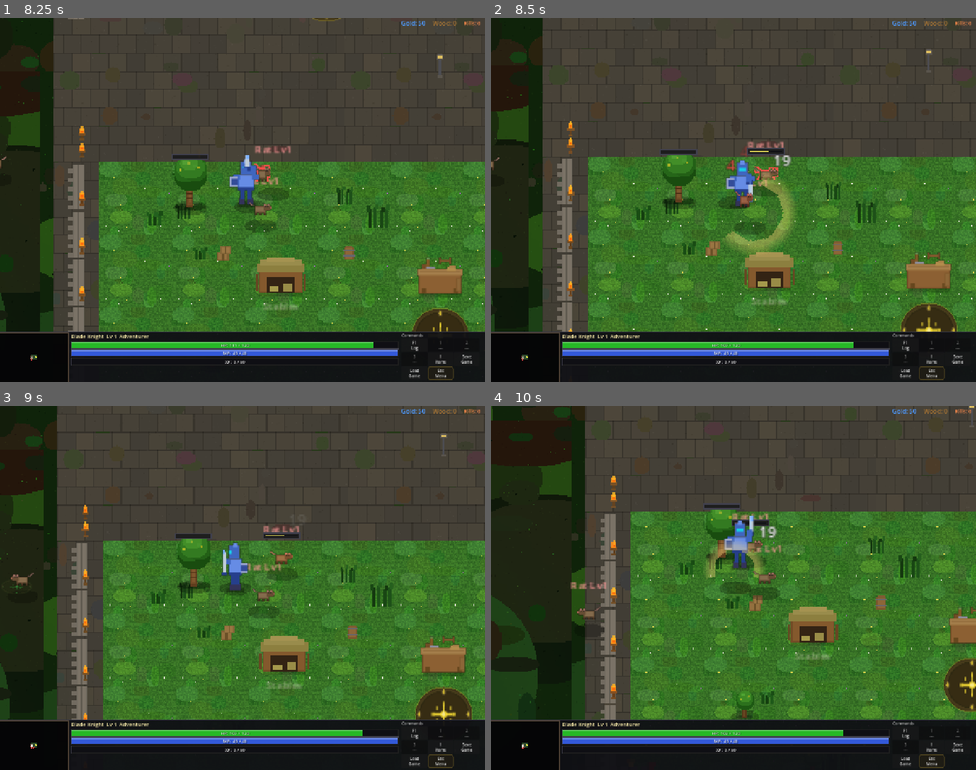
Above: before the commit, frames 1-4 (two rows, left to right).
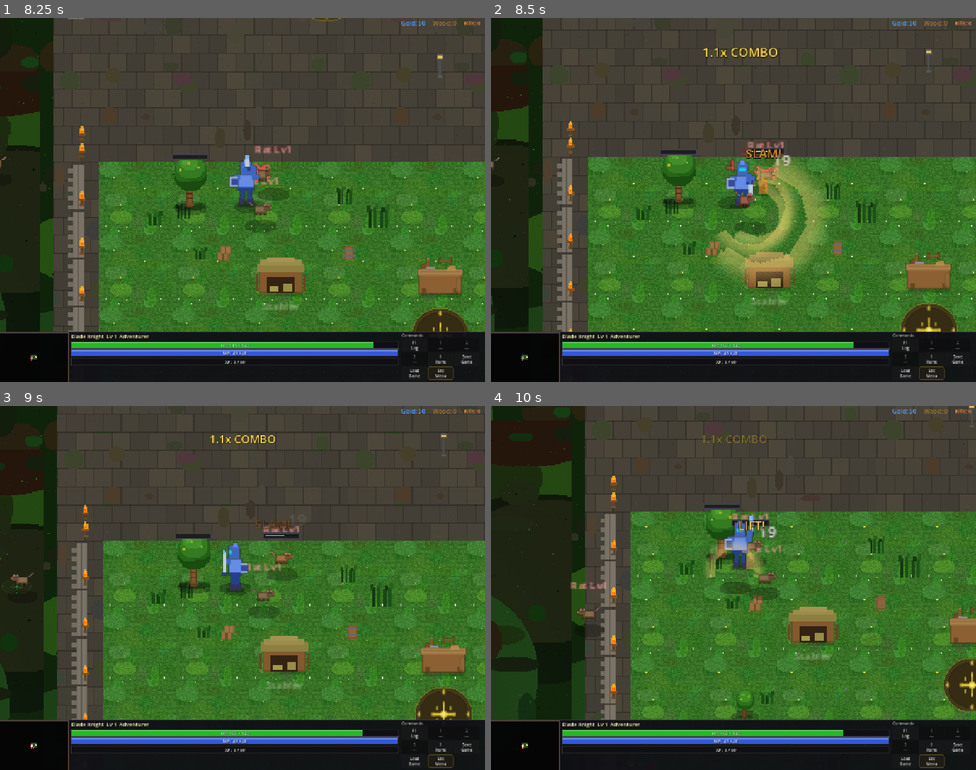
Above: after the commit, the same moments.

Repository: slxny/legends-open-rpg
Game: Godot game, scene res://scenes/main.tscn
The game is run twice, just before and just after one commit, with the same random seed, the same clock (stepped at 60 frames per second) and the same inputs.
Inputs (mouse positions are in pixels of both pictures, inside the frame that each line leads up to):
- Up to frame 1 (8.25 s): tap Enter at 0.5 s; move the mouse to (349, 181) at 0.52 s; hold D (move_right) 0.53-1.25 s; hold Space (attack) 0.53-1.25 s; click (349, 181) at 0.67 s; drag from (145, 218) to (218, 272) at 1.27 s; move the mouse to (33, 356) at 2.02 s; hold D (move_right) 2.03-2.75 s; hold Space (attack) 2.03-2.75 s; tap E (ability_2) at 2.1 s; click (33, 356) at 2.17 s; drag from (218, 272) to (451, 94) at 2.77 s; move the mouse to (388, 254) at 3.52 s; hold A (move_left) 3.53-4.25 s; hold Space (attack) 3.53-4.25 s; tap Shift (dodge) at 3.6 s; drag from (97, 145) to (431, 360) at 4.27 s; move the mouse to (266, 200) at 5.02 s; hold S (move_down) 5.03-5.75 s; hold Space (attack) 5.03-5.75 s; tap 1 at 5.1 s; click (266, 200) at 5.17 s; drag from (4, 254) to (242, 221) at 5.77 s; drag from (48, 178) to (291, 119) at 6.52 s; drag from (140, 367) to (363, 338) at 7.27 s; move the mouse to (281, 200) at 8.02 s; hold S (move_down) from 8.03 s (still down); hold Q (ability_1) from 8.03 s (still down); click (281, 200) at 8.17 s
- Up to frame 2 (8.5 s): keep holding S (move_down); keep holding Q (ability_1); tap Space (attack) at 8.3 s
- Up to frame 3 (9 s): release S (move_down) at 8.75 s; release Q (ability_1) at 8.75 s; drag from (9, 584) to (242, 588) at 8.77 s
- Up to frame 4 (10 s): move the mouse to (879, 642) at 9.52 s; hold W (move_up) from 9.53 s (still down); hold Space (attack) from 9.53 s (still down); click (879, 642) at 9.67 s

Frame 1 is identical in both runs. In frame 2, 3.7% of the frame differs, in the area x 43-70%, y 8-73%; in frame 3, 0.2%; in frame 4, 0.3%.

Commit message:
v0.85.0: Combat juice — pop-up labels, combo counter, momentum aura, bigger slashes
Visual feedback layer on top of the existing combat systems.

- scripts/components/combat_juice_layer.gd (CanvasLayer child of player):
    Subscribes to CombatManager.hit_resolved and MomentumComponent.
    combo_multiplier_changed.
    Floating pop-up labels on each meaningful hit:
      KILL! / DEVASTATING! / CRIT! / FINISHER! / SLAM! / LIFT! / SPIN! /
      CHARGED! / WHIRLWIND! / POWER! — colour-coded by hit type, sized
      48 for big hits, 32 for normal. Floats up 90/60 px over 0.85s.
    Combo counter top-center of screen — '1.3x COMBO' format, pulses
      on each hit, font scales with multiplier, fades when combo decays.
    Radial impact ring at point of contact on every confirmed hit,
      color-matched, scaled bigger for crits / lethal.

- player.gd:
    Momentum aura sprite (warm golden ring_flash texture, z=-2).
    Fades in when momentum >= 60, intensity scales with how close to
    capacity, loop pulse (2.4 <-> 3.1 scale) while above threshold,
    fades out cleanly when momentum drops.
    Bigger slash arcs:
      A/B base swings: 35 -> 45, 1.0 -> 1.35
      C finisher: 1.4 -> 2.2 + two side arcs at +/- 0.22 rad
      E spin: 3 arcs -> 6 arcs covering 360 degrees, 1.6 -> 2.2 main

No new pools, no save changes, no autoload. SpriteGenerator's existing
ring_flash + crystal_white textures cover all new visuals.

Headless: smoke all PASS, parse clean.

Co-Authored-By: Claude Opus 4.7 (1M context) <noreply@anthropic.com>

Diff:
--- a/scenes/player/player.gd
+++ b/scenes/player/player.gd
@@ -10,6 +10,7 @@
 const DodgeControllerCls = preload("res://scenes/player/dodge_controller.gd")
 const DodgeDataCls = preload("res://scripts/data/dodge_data.gd")
 const MomentumComponentCls = preload("res://scripts/components/momentum_component.gd")
+const CombatJuiceLayerCls = preload("res://scripts/components/combat_juice_layer.gd")
 
 signal attacked(target: Node2D)
 
@@ -179,6 +180,11 @@
 var _dodge: Node = null
 # Phase 2.4 — momentum (build-and-spend resource).
 var _momentum: Node = null
+# Phase 2.x — combat juice layer (floating pop-ups + combo counter).
+var _juice: Node = null
+# Phase 2.x — high-momentum player aura sprite.
+var _momentum_aura: Sprite2D = null
+var _momentum_aura_tween: Tween = null
 var _shake_time_left: float = 0.0
 const SHAKE_DURATION: float = 0.11
 
@@ -268,6 +274,28 @@
 	# telegraphs ship in Phase 3; this reward is timing-safe today
 	# because the local freeze is short (220 ms).
 	_dodge.perfect_dodge_executed.connect(_on_perfect_dodge_executed)
+
+	# Combat juice layer — floating FINISHER / CRIT / KILL labels +
+	# combo counter + radial impact rings.
+	_juice = CombatJuiceLayerCls.new()
+	_juice.name = "CombatJuiceLayer"
+	add_child(_juice)
+
+	# Momentum aura — fades in when momentum > 60. Below player z so the
+	# sprite stays readable.
+	var aura_tex = SpriteGenerator.get_texture("ring_flash")
+	if aura_tex == null:
+		aura_tex = SpriteGenerator.get_texture("crystal_white")
+	if aura_tex != null:
+		_momentum_aura = Sprite2D.new()
+		_momentum_aura.texture = aura_tex
+		_momentum_aura.texture_filter = CanvasItem.TEXTURE_FILTER_NEAREST
+		_momentum_aura.modulate = Color(1.0, 0.7, 0.2, 0.0)
+		_momentum_aura.scale = Vector2(2.6, 2.6)
+		_momentum_aura.z_index = -2
+		add_child(_momentum_aura)
+	if _momentum != null and _momentum.has_signal("momentum_changed"):
+		_momentum.momentum_changed.connect(_on_momentum_changed_for_aura)
 
 	var tex = SpriteGenerator.get_texture(hero_class)
 	if tex:
@@ -3048,7 +3076,8 @@
 	_run_clocked_attack(timing, target, dir, ability_mult, func(t: Node2D, d: Vector2, crit: bool) -> void:
 		if is_instance_valid(t):
 			t.apply_knockback(d, 40.0)
-		_spawn_slash_vfx(d.rotated(captured_side * 0.3), 35.0, 1.0)
+		# Slightly bigger arc per base swing — A/B feel more weighty.
+		_spawn_slash_vfx(d.rotated(captured_side * 0.3), 45.0, 1.35)
 		if is_instance_valid(t):
 			_spawn_impact_vfx(t.global_position, crit)
 		if crit:
@@ -3061,12 +3090,16 @@
 
 # Swing C — the A→B→C finisher. Audit: knockback 55, VFX scale 1.4, shake 2.0/5.0.
 # Phase 2.2: when this fires as branch_slam, also applies a radial AoE.
+# Visual polish: finisher slash is bigger + fanned for dramatic impact.
 func _start_overhead_chop_clock(timing: Resource, target: Node2D, dir: Vector2, ability_mult: float = 1.0) -> void:
 	var rhythm_capture: int = int(timing.rhythm_class)
 	_run_clocked_attack(timing, target, dir, ability_mult, func(t: Node2D, d: Vector2, crit: bool) -> void:
 		if is_instance_valid(t):
 			t.apply_knockback(d, 55.0)
-		_spawn_slash_vfx(d, 40.0, 1.4)
+		# Beefier slash fan — main arc + two angled side arcs.
+		_spawn_slash_vfx(d, 55.0, 2.2)
+		_spawn_slash_vfx(d.rotated(0.22), 40.0, 1.4)
+		_spawn_slash_vfx(d.rotated(-0.22), 40.0, 1.4)
 		if is_instance_valid(t):
 			_spawn_impact_vfx(t.global_position, crit)
 		if crit:
@@ -3113,9 +3146,13 @@
 	_run_clocked_attack(timing, target, dir, ability_mult, func(t: Node2D, d: Vector2, crit: bool) -> void:
 		if is_instance_valid(t):
 			t.apply_knockback(d, 60.0)
-		_spawn_slash_vfx(d, 40.0, 1.6)
-		_spawn_slash_vfx(d.rotated(PI * 0.5), 35.0, 1.2)
-		_spawn_slash_vfx(d.rotated(-PI * 0.5), 35.0, 1.2)
+		# Six-arc spin fan — way more visible.
+		_spawn_slash_vfx(d, 55.0, 2.2)
+		_spawn_slash_vfx(d.rotated(PI * 0.33), 45.0, 1.7)
+		_spawn_slash_vfx(d.rotated(-PI * 0.33), 45.0, 1.7)
+		_spawn_slash_vfx(d.rotated(PI * 0.66), 40.0, 1.4)
+		_spawn_slash_vfx(d.rotated(-PI * 0.66), 40.0, 1.4)
+		_spawn_slash_vfx(d.rotated(PI), 50.0, 1.6)
 		if is_instance_valid(t):
 			_spawn_impact_vfx(t.global_position, crit)
 		if crit:
@@ -3983,3 +4020,32 @@
 		if enemy.global_position.distance_squared_to(global_position) > _PERFECT_DODGE_RADIUS_SQ:
 			continue
 		HitStopController.freeze_target(enemy, _PERFECT_DODGE_FREEZE_MS, 1)  # VICTIM
+
+
+# Momentum-aura update. Fades in over 60 momentum; max intensity at
+# capacity. Also a slow pulse loop while above threshold.
+const _AURA_THRESHOLD: float = 60.0
+func _on_momentum_changed_for_aura(value: float, capacity: int) -> void:
+	if _momentum_aura == null or not is_instance_valid(_momentum_aura):
+		return
+	if _is_dead:
+		return
+	# Below threshold: fade out and stop the pulse.
+	if value < _AURA_THRESHOLD:
+		if _momentum_aura_tween != null and _momentum_aura_tween.is_valid():
+			_momentum_aura_tween.kill()
+		var t := _momentum_aura.create_tween()
+		t.tween_property(_momentum_aura, "modulate:a", 0.0, 0.3)
+		return
+	# Above threshold: scale alpha by how close to capacity we are.
+	var range_above: float = max(1.0, float(capacity) - _AURA_THRESHOLD)
+	var intensity: float = clamp((value - _AURA_THRESHOLD) / range_above, 0.0, 1.0)
+	var alpha: float = 0.18 + intensity * 0.55
+	# Restart the pulse loop only if not already running.
+	if _momentum_aura_tween == null or not _momentum_aura_tween.is_valid():
+		_momentum_aura_tween = _momentum_aura.create_tween().set_loops()
+		_momentum_aura_tween.tween_property(_momentum_aura, "scale", Vector2(3.1, 3.1), 0.5).set_trans(Tween.TRANS_SINE)
+		_momentum_aura_tween.tween_property(_momentum_aura, "scale", Vector2(2.4, 2.4), 0.5).set_trans(Tween.TRANS_SINE)
+	# Snappy alpha update so the visual responds to each hit.
+	var ta := _momentum_aura.create_tween()
+	ta.tween_property(_momentum_aura, "modulate:a", alpha, 0.18)
--- a/scenes/ui/changelog_dialog.gd
+++ b/scenes/ui/changelog_dialog.gd
@@ -9,9 +9,22 @@
 var _is_visible: bool = false
 var _is_mobile: bool = false
 
-const GAME_VERSION := "v0.84.7"
+const GAME_VERSION := "v0.85.0"
 
 const CHANGELOG: Array[Dictionary] = [
+	{
+		"version": "v0.85.0",
+		"title": "Combat juice — pop-up labels, combo counter, momentum aura, bigger slashes",
+		"date": "2026-06-15",
+		"entries": [
+			"FLOATING POP-UPS on every meaningful hit. KILL! / DEVASTATING! / CRIT! / FINISHER! / SLAM! / LIFT! / SPIN! / CHARGED! / WHIRLWIND! / POWER! Each colour-coded and sized for impact. Floats up over 0.85 s.",
+			"COMBO COUNTER top-center of screen. Shows '1.3x COMBO' (etc.) — pulses on each hit, font scales with multiplier, fades after the combo decays.",
+			"MOMENTUM AURA: when momentum ≥ 60, the player gains a warm golden glow that pulses slowly and intensifies with each landed hit. Fades out cleanly when momentum drops.",
+			"IMPACT RING on every confirmed hit — a quick radial flash at the point of impact, colored by hit type. Bigger and longer for crits / lethal hits.",
+			"BIGGER SLASH ARCS: basic swings A/B are 35% larger. Finisher C is now a 3-arc fan (main + two side blades). Spin E is now a SIX-arc explosion covering 360°. Slam still gets its bonus impact ring on top.",
+			"Internal: new scripts/components/combat_juice_layer.gd (CanvasLayer child of player, subscribes to CombatManager.hit_resolved + MomentumComponent.combo_multiplier_changed). Player has a new _momentum_aura sprite tied to momentum_changed. No new pools, no save changes.",
+		]
+	},
 	{
 		"version": "v0.84.7",
 		"title": "🐀💥💥 RATS EXPLODE × 10, gore now sticks to the player",
--- /dev/null
+++ b/scripts/components/combat_juice_layer.gd
@@ -0,0 +1,237 @@
+extends CanvasLayer
+class_name CombatJuiceLayer
+
+## Visual juice that doesn't fit on the existing HUD: floating pop-up
+## text on big hits, a combo counter that pulses with each strike, and
+## the radial impact flash spawned at confirmed hits.
+##
+## Attached as a child of player.gd. Subscribes to:
+##   - CombatManager.hit_resolved  (FINISHER / CRIT / EXPOSED CONSUMED pop-ups + ring)
+##   - the player's MomentumComponent (combo display)
+##   - any enemy's PoiseComponent.poise_broken proxied via hit reaction
+##     (currently routed via HitReactionComponent stagger_requested as a proxy)
+
+const COMBO_FONT_SIZE_BASE: int = 28
+const POPUP_LIFETIME_SEC: float = 0.85
+
+var _combo_label: Label = null
+var _combo_settings: LabelSettings = null
+var _combo_visible_combo: float = 1.0
+var _last_combo_pulse_msec: int = 0
+
+var _player: Node2D = null  # parent player
+
+
+func _ready() -> void:
+	process_mode = Node.PROCESS_MODE_PAUSABLE
+	layer = 80  # above the regular HUD bar
+
+	_combo_settings = LabelSettings.new()
+	_combo_settings.font_size = COMBO_FONT_SIZE_BASE
+	_combo_settings.font_color = Color(1.0, 0.85, 0.3)
+	_combo_settings.outline_size = 4
+	_combo_settings.outline_color = Color(0.05, 0.04, 0.02)
+	_combo_settings.shadow_color = Color(0.0, 0.0, 0.0, 0.5)
+	_combo_settings.shadow_size = 3
+
+	_combo_label = Label.new()
+	_combo_label.label_settings = _combo_settings
+	_combo_label.horizontal_alignment = HORIZONTAL_ALIGNMENT_CENTER
+	_combo_label.anchor_left = 0.5
+	_combo_label.anchor_right = 0.5
+	_combo_label.anchor_top = 0.08
+	_combo_label.anchor_bottom = 0.08
+	_combo_label.offset_left = -120
+	_combo_label.offset_right = 120
+	_combo_label.offset_top = -10
+	_combo_label.offset_bottom = 50
+	_combo_label.modulate.a = 0.0
+	add_child(_combo_label)
+
+	# Player parent (juice layer lives under player).
+	_player = get_parent() as Node2D
+
+	# Subscribe to combat events.
+	if Engine.has_singleton("CombatManager") or get_node_or_null("/root/CombatManager") != null:
+		CombatManager.hit_resolved.connect(_on_hit_resolved)
+
+	# Subscribe to player's momentum changes for the combo counter.
+	var mom = _player.get_node_or_null("MomentumComponent") if _player != null else null
+	if mom != null:
+		if mom.has_signal("combo_multiplier_changed"):
+			mom.combo_multiplier_changed.connect(_on_combo_multiplier_changed)
+
+
+func _on_combo_multiplier_changed(value: float) -> void:
+	_combo_visible_combo = value
+	if value <= 1.001:
+		_fade_combo_out()
+		return
+	_show_combo(value)
+
+
+func _show_combo(combo: float) -> void:
+	if _combo_label == null:
+		return
+	# x1.3 → "1.3x COMBO"
+	_combo_label.text = "%.1fx COMBO" % combo
+	# Pulse: bigger font + brighter on each tick.
+	var pulse_size: int = int(COMBO_FONT_SIZE_BASE + clamp((combo - 1.0) * 14.0, 0.0, 24.0))
+	_combo_settings.font_size = pulse_size
+	var t := create_tween()
+	t.set_parallel(true)
+	t.tween_property(_combo_label, "modulate:a", 1.0, 0.08)
+	t.tween_property(_combo_label, "scale", Vector2(1.18, 1.18), 0.06).set_trans(Tween.TRANS_BACK).set_ease(Tween.EASE_OUT)
+	t.chain().tween_property(_combo_label, "scale", Vector2(1.0, 1.0), 0.18)
+	_last_combo_pulse_msec = Time.get_ticks_msec()
+
+
+func _fade_combo_out() -> void:
+	if _combo_label == null:
+		return
+	var t := create_tween()
+	t.tween_property(_combo_label, "modulate:a", 0.0, 0.4)
+
+
+func _on_hit_resolved(result: Resource) -> void:
+	if result == null or result.event == null:
+		return
+	# Only celebrate hits the player landed.
+	if _player == null or result.event.attacker != _player:
+		return
+	if not is_instance_valid(result.event.victim):
+		return
+	if int(result.damage_dealt) <= 0:
+		return
+
+	var victim_pos: Vector2 = result.event.victim.global_position
+	var attack_id: StringName = StringName(result.event.attack_id)
+	var was_crit: bool = bool(result.was_crit)
+	var was_lethal: bool = bool(result.was_lethal)
+
+	# Pick the loudest single label for this hit.
+	var label: String = ""
+	var color: Color = Color(1.0, 0.85, 0.3)
+	# Lethal kill — always celebrate.
+	if was_lethal:
+		label = "KILL!"
+		color = Color(1.5, 0.3, 0.3)
+	elif was_crit:
+		# Crit on a finisher reads as a slow-mo blow.
+		if attack_id == &"swing_c" or attack_id == &"branch_slam" or attack_id == &"charged_slash":
+			label = "DEVASTATING!"
+			color = Color(1.6, 0.5, 0.1)
+		else:
+			label = "CRIT!"
+			color = Color(1.0, 0.6, 0.2)
+	elif attack_id == &"swing_c":
+		label = "FINISHER!"
+		color = Color(1.5, 0.85, 0.3)
+	elif attack_id == &"branch_slam":
+		label = "SLAM!"
+		color = Color(1.3, 0.65, 0.15)
+	elif attack_id == &"branch_uppercut":
+		label = "LIFT!"
+		color = Color(1.2, 0.8, 0.4)
+	elif attack_id == &"branch_spin":
+		label = "SPIN!"
+		color = Color(0.9, 0.5, 1.2)
+	elif attack_id == &"charged_slash":
+		label = "CHARGED!"
+		color = Color(1.5, 1.2, 0.4)
+	elif attack_id == &"whirlwind":
+		label = "WHIRLWIND!"
+		color = Color(0.9, 0.5, 1.3)
+	elif attack_id == &"power_strike":
+		label = "POWER!"
+		color = Color(1.4, 0.65, 0.2)
+
+	# EXPOSED-consumed bonus: detected via final_feedback weight + status
+	# isn't directly available here, so we approximate: any special with a
+	# noticeably higher damage_dealt than baseline reads as bonus. Cheap
+	# heuristic — accurate enough for the pop-up.
+	# (Status apply text handled separately.)
+
+	if label != "":
+		_spawn_floating_text(victim_pos + Vector2(0, -32), label, color, was_lethal or was_crit)
+
+	# Radial blood-ring on every confirmed hit. Cheap pooled-style sprite.
+	_spawn_impact_ring(victim_pos, color, was_crit)
+
+
+func _spawn_floating_text(world_pos: Vector2, text: String, color: Color, big: bool) -> void:
+	var label := Label.new()
+	var settings := LabelSettings.new()
+	settings.font_size = 48 if big else 32
+	settings.font_color = color
+	settings.outline_size = 6
+	settings.outline_color = Color(0.05, 0.02, 0.02)
+	settings.shadow_color = Color(0.0, 0.0, 0.0, 0.6)
+	settings.shadow_size = 4
+	label.label_settings = settings
+	label.text = text
+	label.horizontal_alignment = HORIZONTAL_ALIGNMENT_CENTER
+	label.modulate.a = 0.0
+	add_child(label)
+	# Position via top-left → convert world to screen.
+	_position_label_at_world(label, world_pos)
+	label.scale = Vector2(0.6, 0.6)
+	var t := label.create_tween()
+	t.set_parallel(true)
+	t.tween_property(label, "modulate:a", 1.0, 0.05)
+	t.tween_property(label, "scale", Vector2(1.1, 1.1) if big else Vector2(1.0, 1.0), 0.08).set_trans(Tween.TRANS_BACK).set_ease(Tween.EASE_OUT)
+	t.set_parallel(false)
+	# Float up + linger + fade.
+	t.tween_property(label, "position:y", label.position.y - (90 if big else 60), POPUP_LIFETIME_SEC).set_trans(Tween.TRANS_QUAD).set_ease(Tween.EASE_OUT)
+	t.parallel().tween_property(label, "modulate:a", 0.0, POPUP_LIFETIME_SEC * 0.9)
+	t.tween_callback(label.queue_free)
+
+
+func _position_label_at_world(label: Label, world_pos: Vector2) -> void:
+	# Convert world to canvas-layer coordinates.
+	if _player == null:
+		label.position = Vector2.ZERO
+		return
+	var viewport := _player.get_viewport()
+	if viewport == null:
+		label.position = world_pos
+		return
+	var canvas_xform: Transform2D = viewport.get_canvas_transform()
+	var screen_pos: Vector2 = canvas_xform * world_pos
+	# Center label around screen_pos.
+	label.position = screen_pos - Vector2(60, 20)
+	label.size = Vector2(120, 40)
+
+
+# Impact ring drawn as a stretched gib sprite (we already use this trick
+# in the rat mega-explode). Cheap, no new asset.
+func _spawn_impact_ring(world_pos: Vector2, color: Color, big: bool) -> void:
+	var tex = SpriteGenerator.get_texture("ring_flash")
+	if tex == null:
+		tex = SpriteGenerator.get_texture("crystal_white")
+	if tex == null:
+		return
+	var ring := Sprite2D.new()
+	ring.texture = tex
+	ring.texture_filter = CanvasItem.TEXTURE_FILTER_NEAREST
+	ring.global_position = world_pos
+	ring.modulate = Color(color.r, color.g, color.b, 0.7)
+	ring.scale = Vector2(0.4, 0.4)
+	ring.z_index = 6
+	# Add to the world node (not the canvas layer) so it tracks the world.
+	if _player != null:
+		var world = _player.get_parent()
+		if world != null:
+			world.add_child(ring)
+		else:
+			add_child(ring)
+	else:
+		add_child(ring)
+	var final_scale: float = 4.0 if big else 2.4
+	var dur: float = 0.30 if big else 0.22
+	var t := ring.create_tween()
+	t.set_parallel(true)
+	t.tween_property(ring, "scale", Vector2(final_scale, final_scale), dur).set_trans(Tween.TRANS_QUAD).set_ease(Tween.EASE_OUT)
+	t.tween_property(ring, "modulate:a", 0.0, dur * 1.05).set_trans(Tween.TRANS_QUAD).set_ease(Tween.EASE_IN)
+	t.set_parallel(false)
+	t.tween_callback(ring.queue_free)
